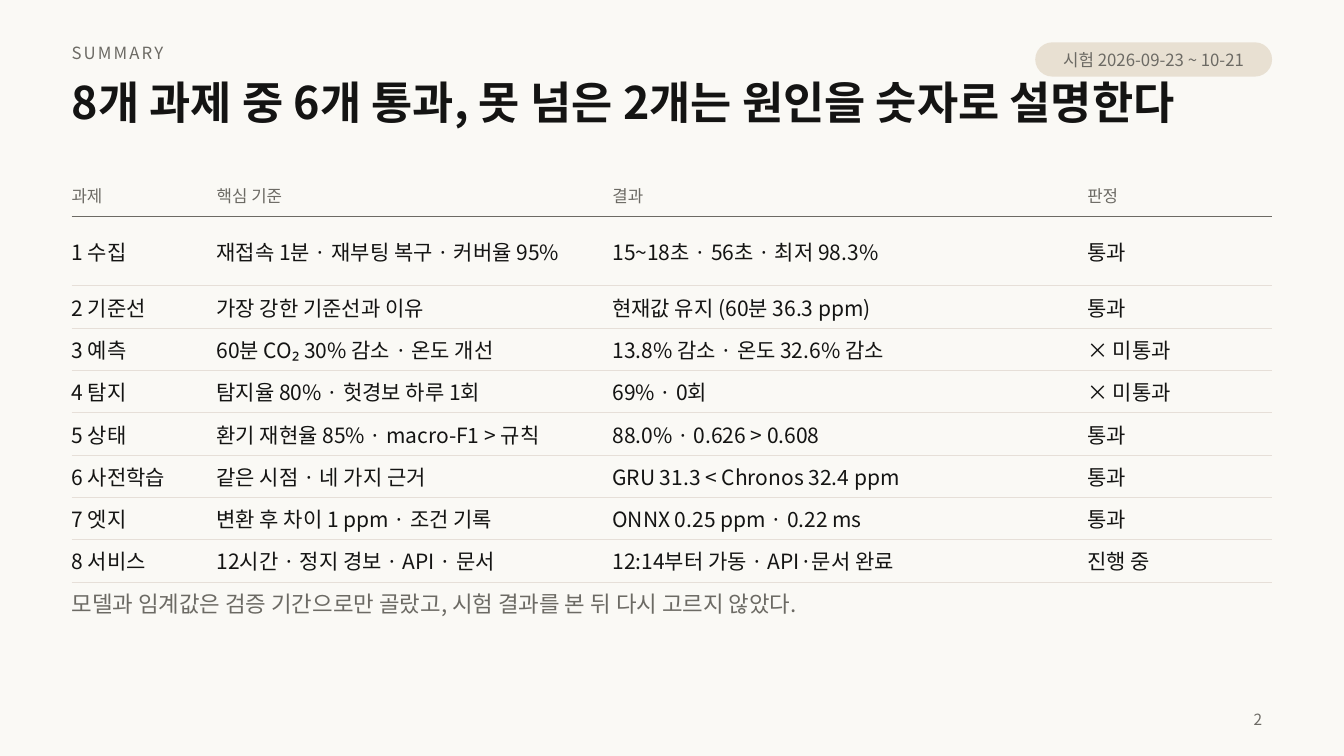
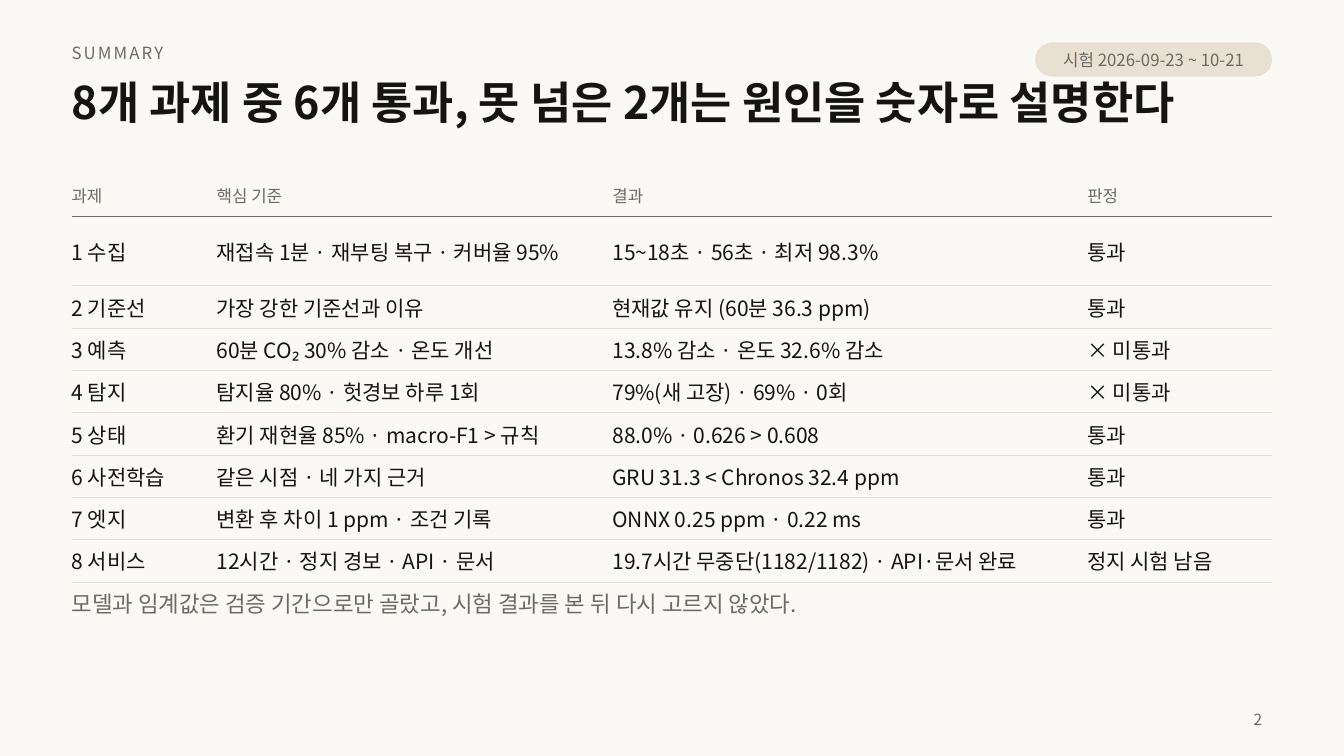
Before and after one commit to AIP-1-5/AIGJ_01_012_timeseries-inference, a slide deck: slide 2 of docs/presentation/final-presentation.pptx. Drawn at 1344x756 pixels with LibreOffice and Linux fonts; fonts in the diff are those of the drawing. Boxes give left, top, right and bottom in pixels: in the first picture for what was removed or moved away, otherwise in the second. Text is boxed around its words. In the diff, an @@ line names an element or a change of style, - is before the commit and + after.

```diff
--- a/docs/presentation/final-presentation.pptx
+++ b/docs/presentation/final-presentation.pptx
@@ table at [72, 174, 1272, 577] @@
-row 5, column 3: 69% · 0회
+row 5, column 3: 79%(새 고장) · 69% · 0회
-row 9, column 3: 12:14부터 가동 · API·문서 완료
+row 9, column 3: 19.7시간 무중단(1182/1182) · API·문서 완료
-row 9, column 4: 진행 중
+row 9, column 4: 정지 시험 남음
```
Also in this commit, not shown: 5 other slides changed, 5 other files.
